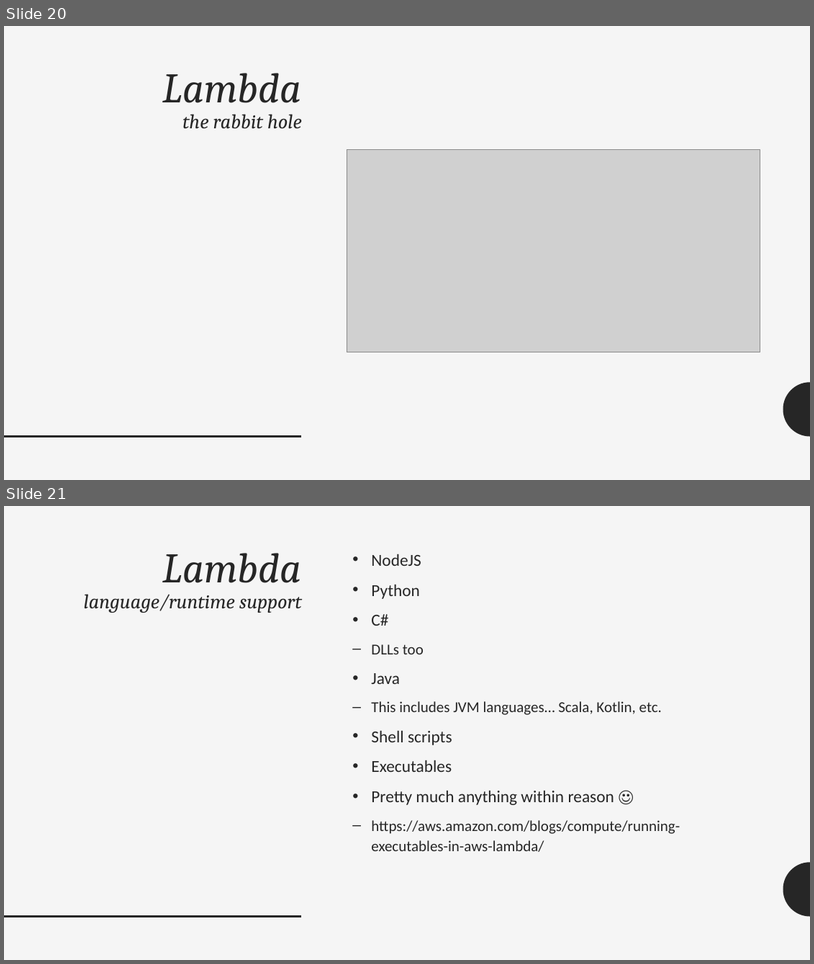
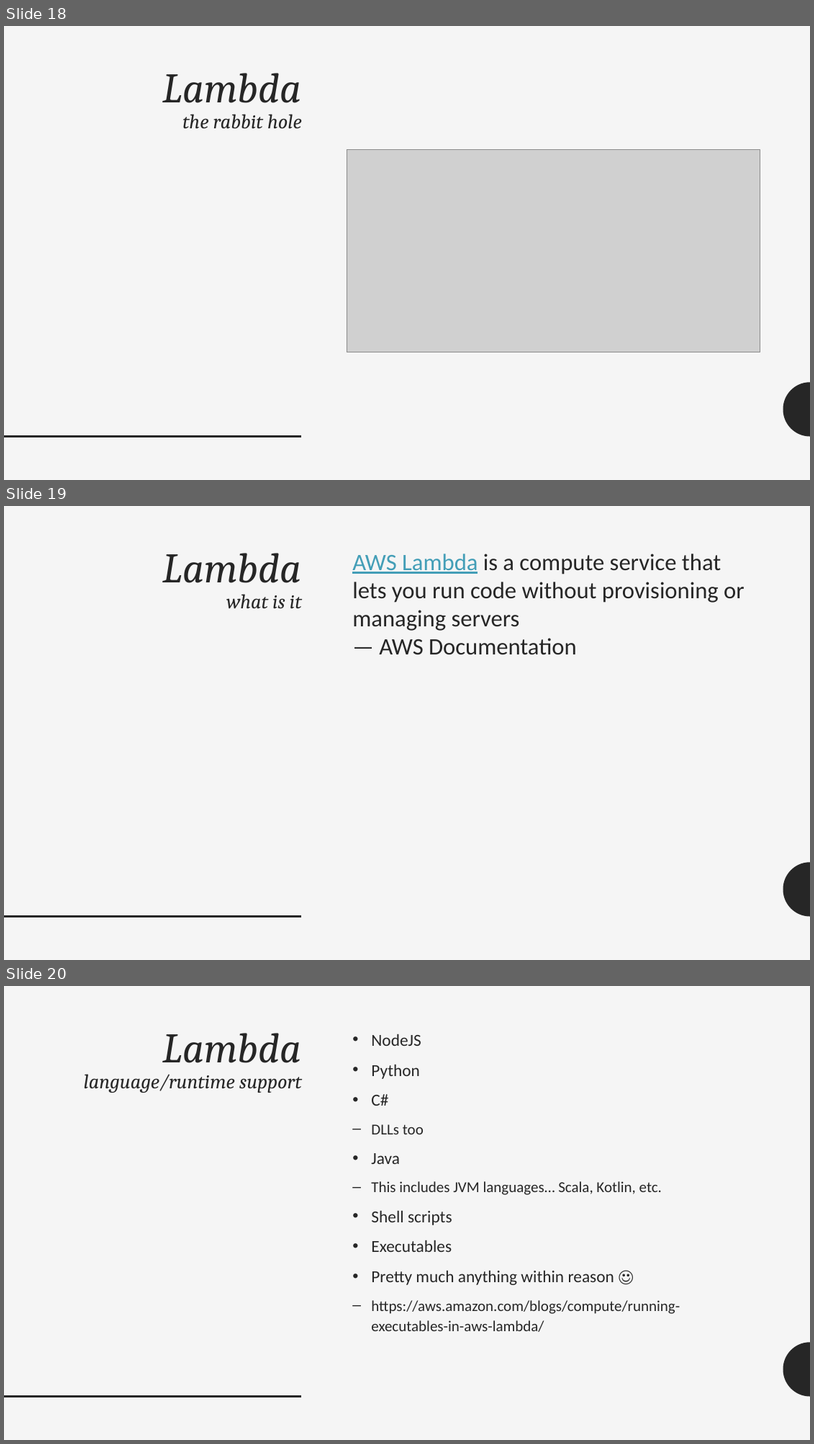
Before and after one commit to adrianpomilio/going-serverless, a slide deck: going-serverless-2017.pptx. Shown one above the other, each under a label of ours: slides 20 and 21 before the commit, slides 18, 19 and 20 after it. The pictures are 814x964 and 814x1444 pixels, drawn with LibreOffice and Linux fonts; fonts in the diff are those of the drawing; grey boxes stand for pictures. Boxes give left, top, right and bottom in pixels: in the first picture for what was removed or moved away, otherwise in the second. Text is boxed around its words. In the diff, an @@ line names an element or a change of style, - is before the commit and + after.

```diff
--- a/going-serverless-2017.pptx
+++ b/going-serverless-2017.pptx
@@ slide 19 added at <box>4,506,810,960</box>, background #F5F5F5; not listed: 2 template elements that a slide beside it also shows @@
@@ title added at <box>162,553,302,608</box>, 24 pt, text #262626, italic @@
+Lambda
+what is it
@@ text added at <box>352,554,745,655</box>, 28 pt, text #262626 @@
+AWS Lambda is a compute service that lets you run code without provisioning or managing servers
+— AWS Documentation
@@ what was slide 20 is now slide 18 @@
@@ what was slide 21 is now slide 20 @@
```
Also in this commit, not shown: 2 other slides added, 3 slides removed.
